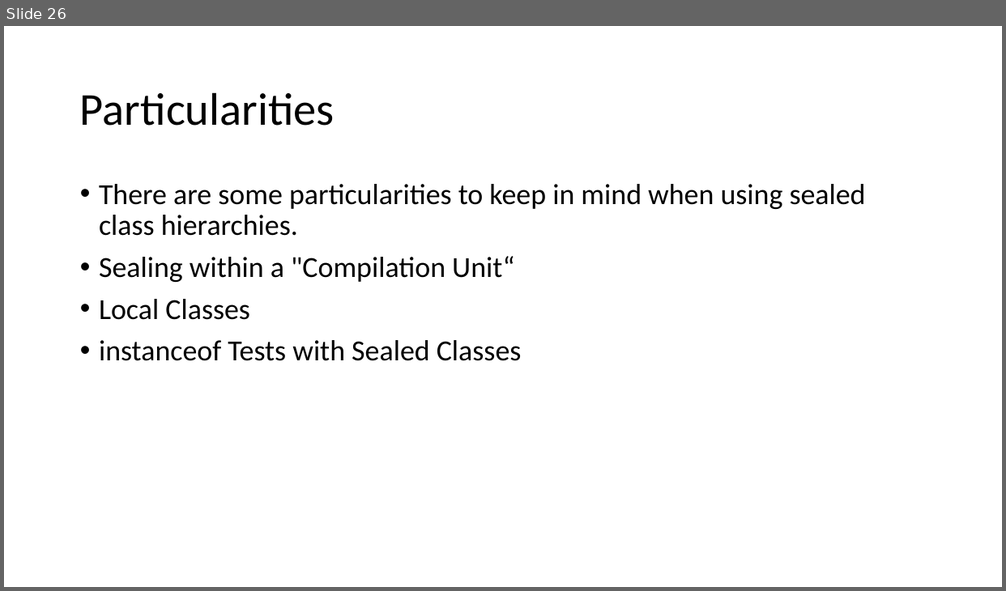
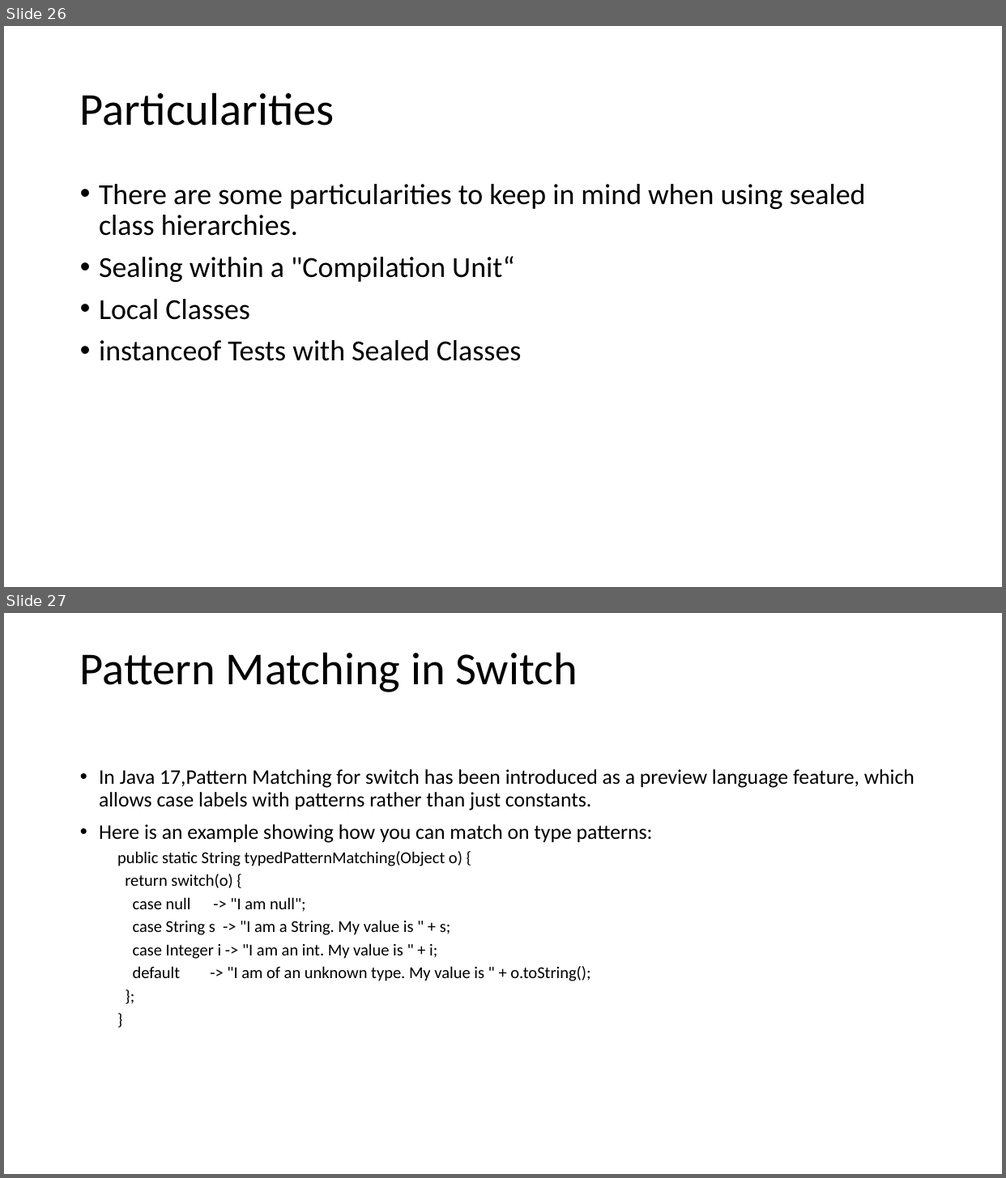
Before and after one commit to techelly/gladvancejavatraining, a slide deck: content/Java 11 and 17 Features.pptx. Shown one above the other, each under a label of ours: slide 26 before the commit, slides 26 and 27 after it. The pictures are 1006x591 and 1006x1178 pixels, drawn with LibreOffice and Linux fonts; fonts in the diff are those of the drawing. Boxes give left, top, right and bottom in pixels: in the first picture for what was removed or moved away, otherwise in the second. Text is boxed around its words. In the diff, an @@ line names an element or a change of style, - is before the commit and + after.

Commit message:
sealed class examples

```diff
--- a/content/Java 11 and 17 Features.pptx
+++ b/content/Java 11 and 17 Features.pptx
@@ slide 27 added at [4,613,1002,1174], background #FFFFFF @@
@@ title added at [80,652,577,692], 44 pt, text #000000 @@
+Pattern Matching in Switch
@@ text added at [99,769,914,982], 16 pt, text #000000 @@
+• In Java 17,Pattern Matching for switch has been introduced as a preview language feature, which allows case labels with patterns rather than just constants.
+• Here is an example showing how you can match on type patterns:
+  public static String typedPatternMatching(Object o) {
+  return switch(o) {
+  case null -> "I am null";
+  case String s -> "I am a String. My value is " + s;
+  case Integer i -> "I am an int. My value is " + i;
+  default -> "I am of an unknown type. My value is " + o.toString();
+  };
+  }
```
Also in this commit, not shown: 2 slides changed, 16 other slides added, 42 other files.
